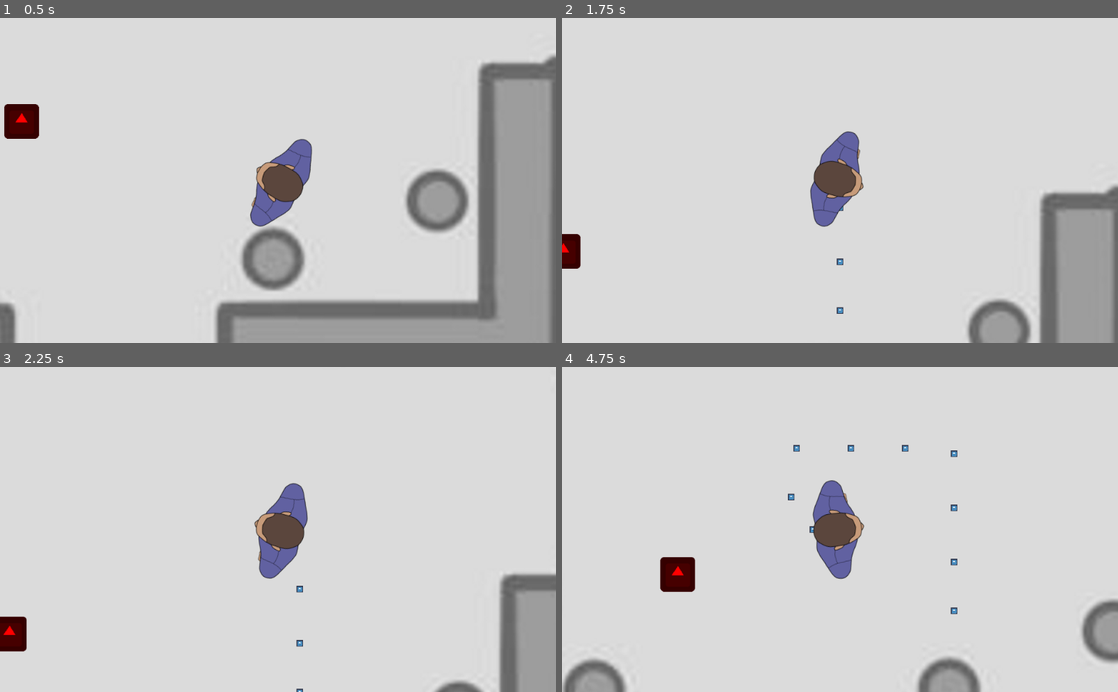
Above: before the commit, frames 1-4 (two rows, left to right).
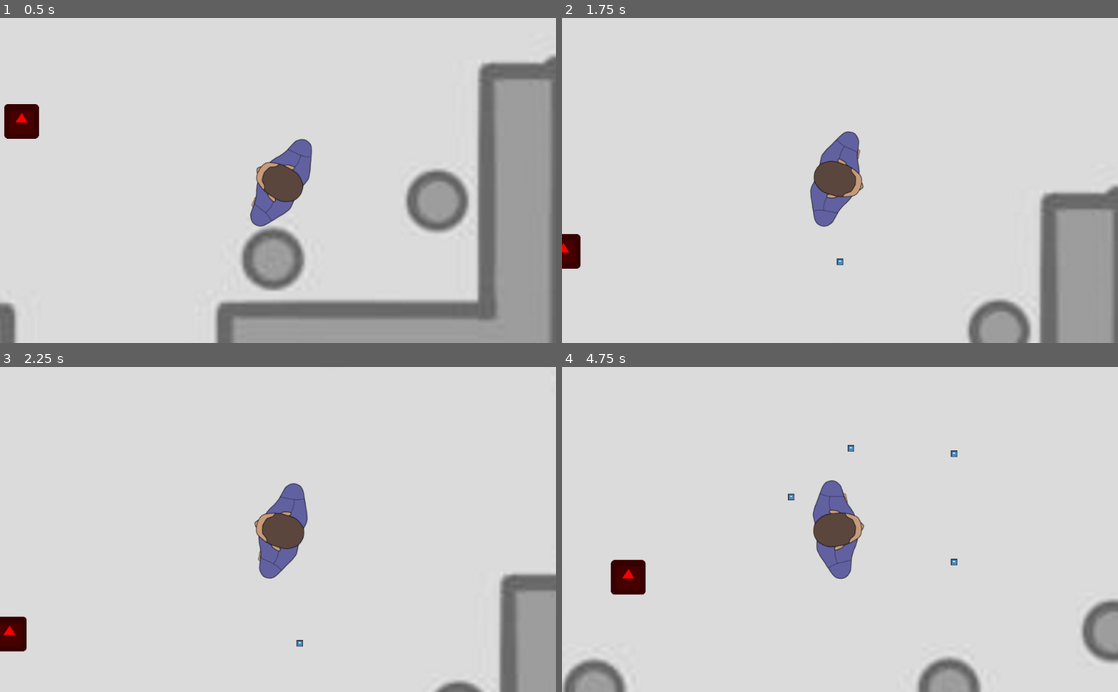
Above: after the commit, the same moments.

Repository: Tretjak/Projekt-vt21
Game: Godot game, scene res://Enemy/Level/Collision.tscn
Same seed, same stepped clock (60 frames per second), same inputs: the game is played once before the commit and once after it. This scene is started directly instead of the project's main scene. The engine's default icon, where the game draws it, is replaced by a stand-in: a white triangle on a blue panel in a dark square.
Inputs (mouse positions are in pixels of both pictures, inside the frame that each line leads up to):
- Up to frame 1 (0.5 s): no input
- Up to frame 2 (1.75 s): tap Enter (ui_accept) at 0.5, 0.77, 1.52 s; move the mouse to (812, 245) at 0.52 s; hold Up (ui_up) from 0.53 s (still down); move the mouse to (1006, 229) at 1.27 s
- Up to frame 3 (2.25 s): move the mouse to (111, 480) at 2.02 s; release Up (ui_up) at 2.03 s; hold Left (ui_left) from 2.03 s (still down)
- Up to frame 4 (4.75 s): move the mouse to (867, 529) at 2.77 s; tap Enter (ui_accept) at 3.02, 3.77, 4.52 s; move the mouse to (756, 448) at 3.52 s; release Left (ui_left) at 3.53 s; hold Down (ui_down) 3.53-4.28 s; move the mouse to (962, 513) at 4.27 s; hold Right (ui_right) from 4.28 s (still down)

Frame 1 is identical in both runs. In frame 2, less than 0.1% of the frame differs, in the area x 49-51%, y 57-92%; in frame 3, less than 0.1%; in frame 4, 1.5%, in the area x 8-72%, y 23-77%.

Commit message:
target list fix

Diff:
--- a/Projekt vt21/Enemy/Enemy.gd
+++ b/Projekt vt21/Enemy/Enemy.gd
@@ -1,10 +1,10 @@
 extends KinematicBody2D
 
-const MOVE_SPEED = 30
+const MOVE_SPEED = 100
 
 onready var nav_2d: Navigation2D = get_node("../../Navigation2D")
 var lukt = 0
-export (int) var speed = 50
+export (int) var idle_speed = 50
 var goal = Vector2()
 var motion = Vector2()
 var path = []
@@ -18,11 +18,13 @@
 	if hunt == 1:
 		#_set_target(goal)
 		goal = get_node("../../Player/KinematicBody2D").global_position - global_position
-		move_and_slide(goal * MOVE_SPEED * delta)
+		goal = goal.normalized() * MOVE_SPEED
+		move_and_slide(goal)
 	elif hunt == 2:
-		if get_node("../../StaticBody2D"):
-			goal = get_node("../../StaticBody2D").global_position - global_position
-			move_and_slide(goal * MOVE_SPEED * delta)
+		if target_list:
+			goal = target_list[0].global_position - global_position
+			goal = goal.normalized() * MOVE_SPEED
+			move_and_slide(goal)
 		else:
 			hunt = 0
 	elif hunt == 0:
@@ -37,7 +39,7 @@
 			velocity.y += 1
 		if state == 4:
 			velocity.y -= 1
-		velocity = velocity.normalized() * speed
+		velocity = velocity.normalized() * idle_speed
 		move_and_slide(velocity)
 
 func _on_Timer_timeout():
--- a/Projekt vt21/Enemy/Lukt.gd
+++ b/Projekt vt21/Enemy/Lukt.gd
@@ -7,7 +7,7 @@
 
 # Called when the node enters the scene tree for the first time.
 func _ready():
-	$Timer.start(5)
+	$Timer.start(4)
 	pass # Replace with function body.
 
 
--- a/Projekt vt21/Player.gd
+++ b/Projekt vt21/Player.gd
@@ -79,7 +79,7 @@
 	timer = 0
 
 func _ready() -> void:
-	$Timer.start(0.5)
+	$Timer.start(1)
 
 func _on_LuktTimer_timeout():
 	var lukt = load("res://Enemy/Lukt.tscn").instance()
